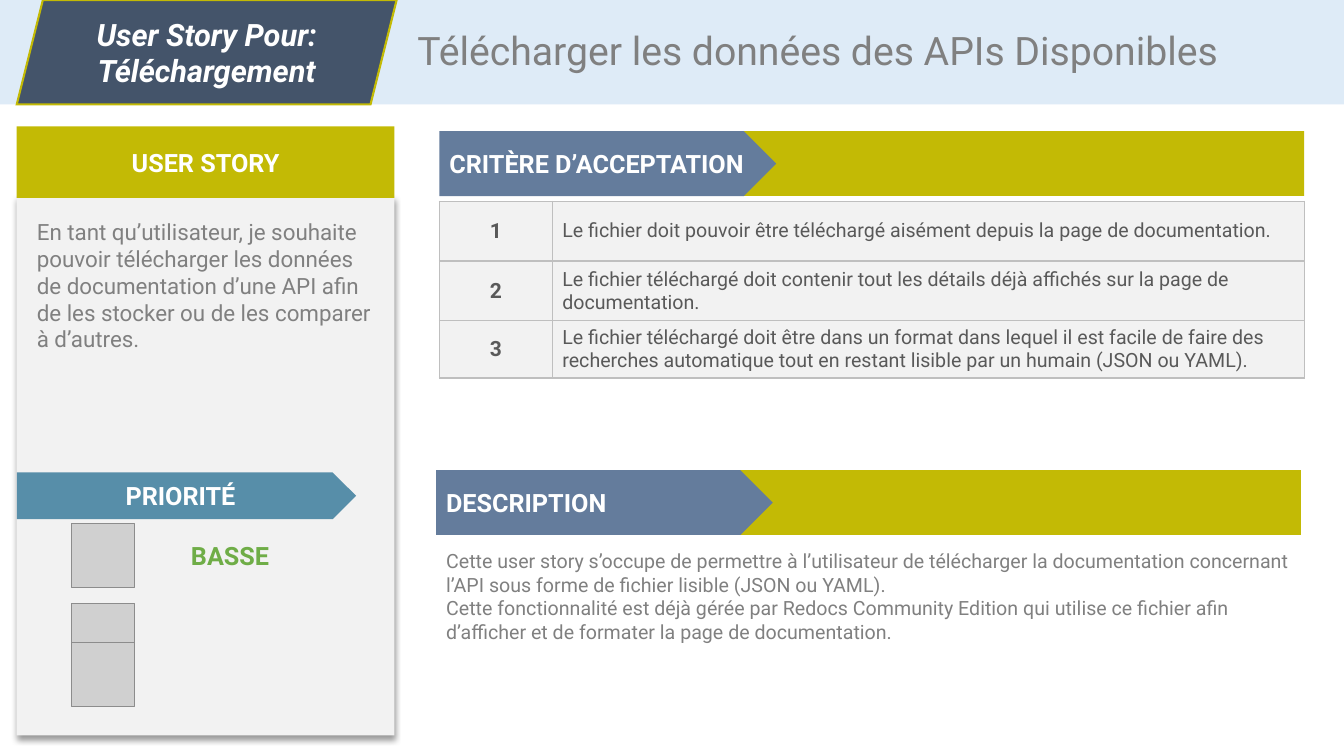
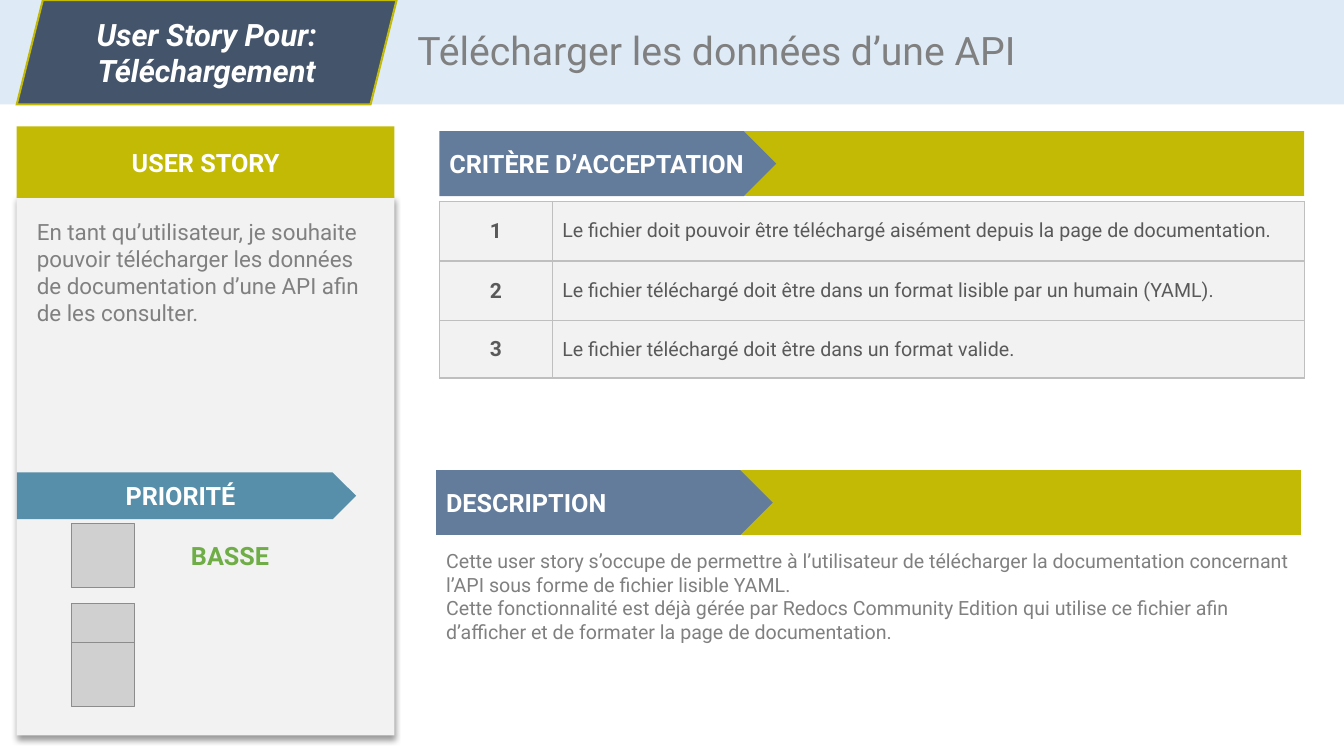
Before and after one commit to CC4K/api-catalog-development, a slide deck: slide 3 of reports/S3-User-Stories/user-stories-dev.odp. Drawn at 1344x756 pixels with LibreOffice and Linux fonts; fonts in the diff are those of the drawing; grey boxes stand for pictures. Boxes give left, top, right and bottom in pixels: in the first picture for what was removed or moved away, otherwise in the second. Text is boxed around its words. In the diff, an @@ line names an element or a change of style, - is before the commit and + after.

Commit message:
TODO: fixer user stories

```diff
--- a/reports/S3-User-Stories/user-stories-dev.odp
+++ b/reports/S3-User-Stories/user-stories-dev.odp
@@ text at box(417, 35, 1016, 73): text changed @@
-Télécharger les données des APIs Disponibles
+Télécharger les données d’une API
@@ table at box(439, 201, 1304, 378) @@
-row 2, column 2: Le fichier téléchargé doit contenir tout les détails déjà affichés sur la page de documentation.
+row 2, column 2: Le fichier téléchargé doit être dans un format lisible par un humain (YAML).
-row 3, column 2: Le fichier téléchargé doit être dans un format dans lequel il est facile de faire des recherches automatique tout en restant lisible par un humain (JSON ou YAML).
+row 3, column 2: Le fichier téléchargé doit être dans un format valide.
@@ text at box(37, 223, 359, 321): text changed @@
-En tant qu’utilisateur, je souhaite pouvoir télécharger les données de documentation d’une API afin de les stocker ou de les comparer à d’autres.
+En tant qu’utilisateur, je souhaite pouvoir télécharger les données de documentation d’une API afin de les consulter.
@@ text at box(446, 553, 1288, 592): text changed @@
-Cette user story s’occupe de permettre à l’utilisateur de télécharger la documentation concernant l’API sous forme de fichier lisible (JSON ou YAML).
+Cette user story s’occupe de permettre à l’utilisateur de télécharger la documentation concernant l’API sous forme de fichier lisible YAML.
```
Also in this commit, not shown: 7 other slides changed, 1 slide added, 2 other files.
